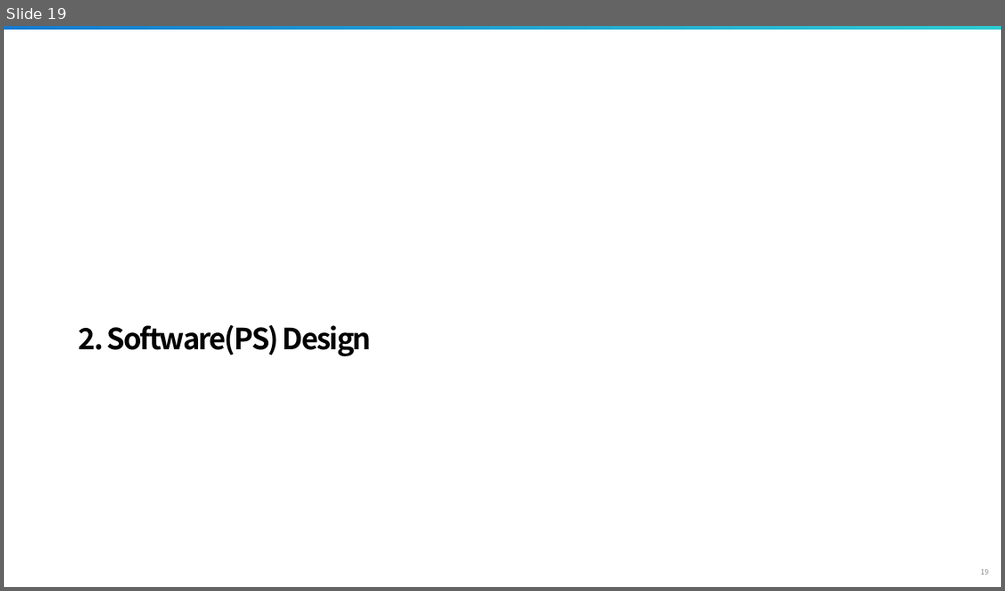
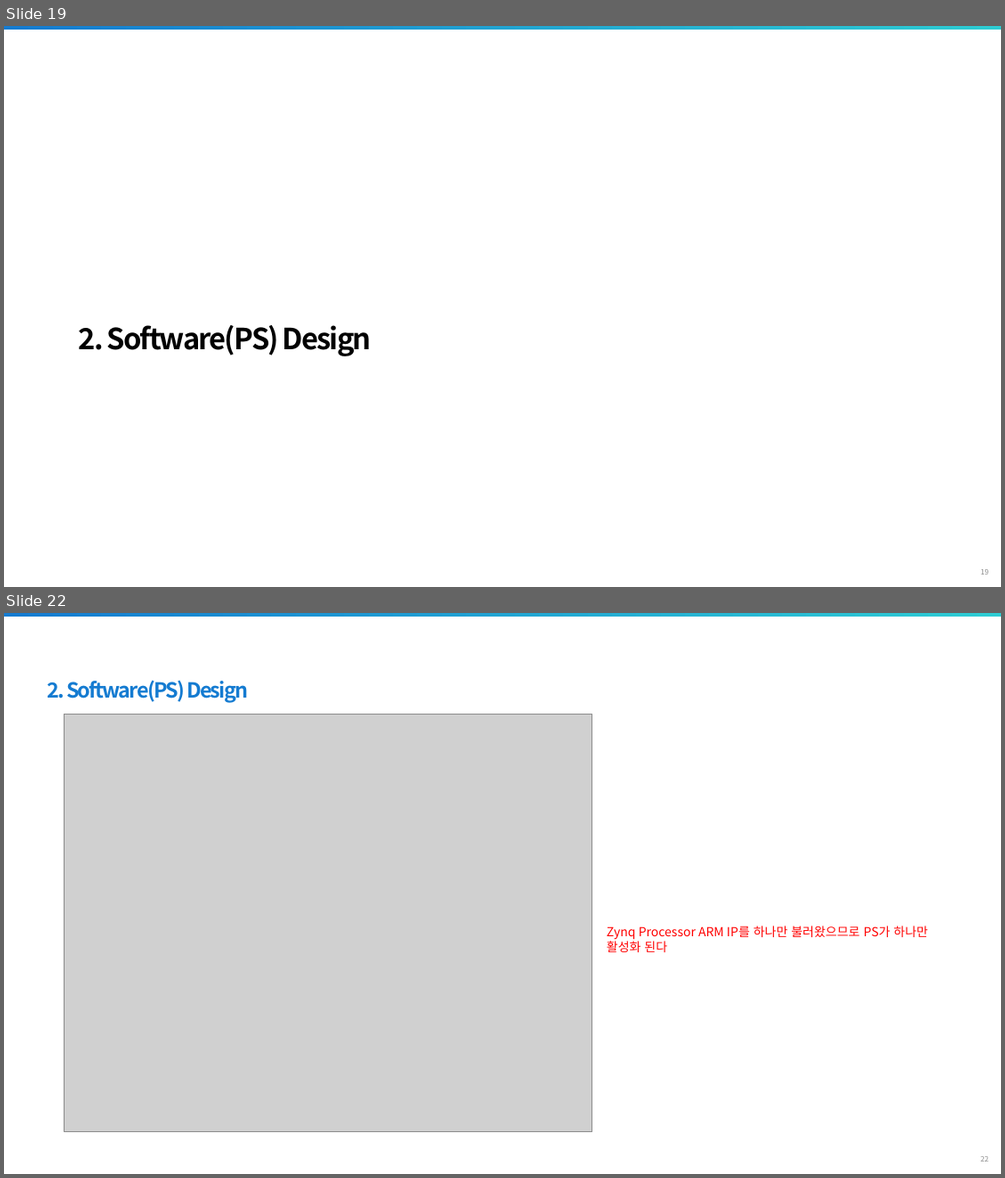
Before and after one commit to siliconground/SoC_301, a slide deck: 0_DOCS/1_EDU_REFERENCE/3_Processing_System_Basic.pptx. Shown one above the other, each under a label of ours: slide 19 before the commit, slides 19 and 22 after it; the slides between them are not shown. The pictures are 1005x591 and 1005x1178 pixels, drawn with LibreOffice and Linux fonts; fonts in the diff are those of the drawing; grey boxes stand for pictures; background and template pictures are left out. Boxes give left, top, right and bottom in pixels: in the first picture for what was removed or moved away, otherwise in the second. Text is boxed around its words. In the diff, an @@ line names an element or a change of style, - is before the commit and + after.

```diff
--- a/0_DOCS/1_EDU_REFERENCE/3_Processing_System_Basic.pptx
+++ b/0_DOCS/1_EDU_REFERENCE/3_Processing_System_Basic.pptx
@@ slide 22 added at [4,613,1001,1174], background #FFFFFF; not listed: 2 template elements that a slide beside it also shows @@
@@ text added at [48,680,248,703], 20 pt, text #147BD1, bold @@
+2. Software(PS) Design
@@ picture added at [64,714,591,1131] @@
@@ text added at [607,925,928,952], 12 pt, text #FF0000 @@
+Zynq Processor ARM IP를 하나만 불러왔으므로 PS가 하나만 활성화 된다
```
Also in this commit, not shown: 7 slides changed, 5 other slides added, 5 slides removed.
